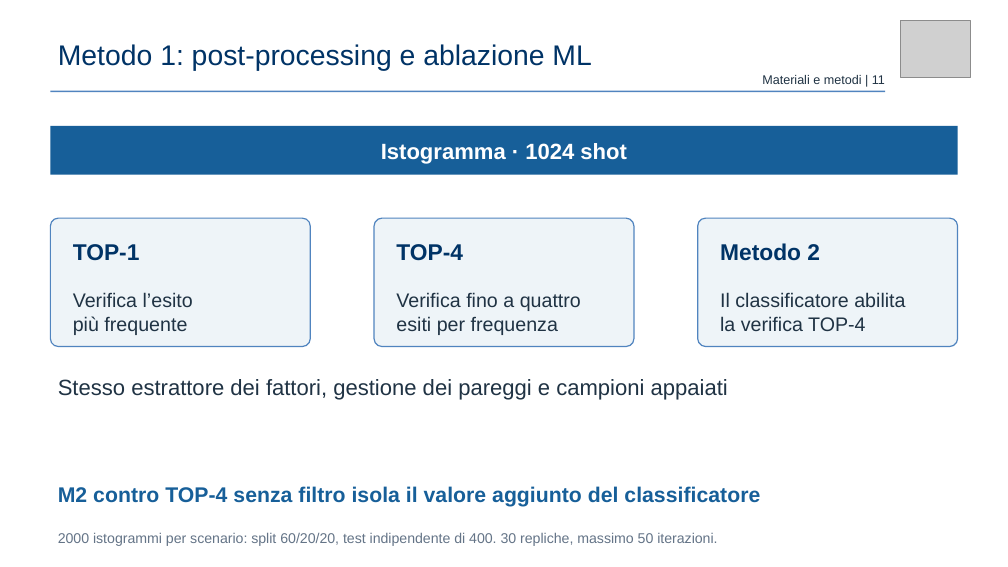
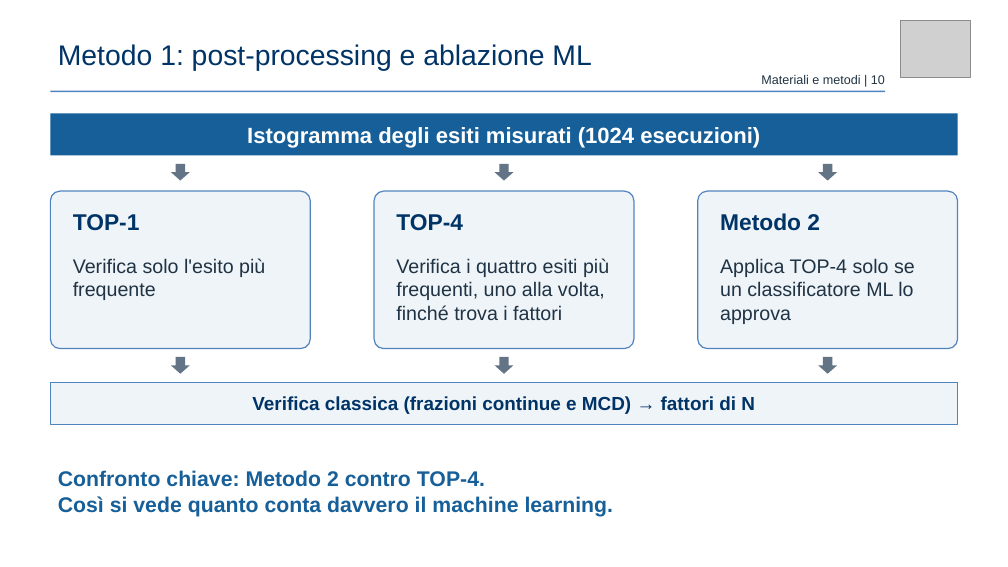
Before and after one commit to claudio-dragotta/shor-nisq-qec-thesis, a slide deck: slide 10 of presentazione/pptx prova/Dragotta Claudio.pptx (slide 11 before the commit). Drawn at 1008x567 pixels with LibreOffice and Linux fonts; fonts in the diff are those of the drawing; grey boxes stand for pictures. Boxes give left, top, right and bottom in pixels: in the first picture for what was removed or moved away, otherwise in the second. Text is boxed around its words. In the diff, an @@ line names an element or a change of style, - is before the commit and + after.

```diff
--- a/presentazione/pptx prova/Dragotta Claudio.pptx
+++ b/presentazione/pptx prova/Dragotta Claudio.pptx
@@ text at <box>761,75,885,84</box>: text changed @@
-Materiali e metodi | 11
+Materiali e metodi | 10
@@ rectangle "Istogramma degli esiti misurati (1024 ...": place and size @@
-rectangle "Istogramma degli esiti misurati (1024 ..." at <box>51,126,958,175</box>
+rectangle "Istogramma degli esiti misurati (1024 ..." at <box>51,113,958,156</box>
@@ text in rectangle at <box>247,127,760,148</box>: text changed @@
-Istogramma · 1024 shot
+Istogramma degli esiti misurati (1024 esecuzioni)
@@ down arrow added at <box>171,164,190,181</box>, fill #647487 @@
@@ down arrow added at <box>495,164,513,181</box>, fill #647487 @@
@@ down arrow added at <box>818,164,837,181</box>, fill #647487 @@
@@ rounded rectangle: place and size @@
-rounded rectangle at <box>51,219,311,347</box>
+rounded rectangle at <box>51,191,311,349</box>
@@ rounded rectangle: place and size @@
-rounded rectangle at <box>374,219,634,347</box>
+rounded rectangle at <box>374,191,634,349</box>
@@ rounded rectangle: place and size @@
-rounded rectangle at <box>698,219,958,347</box>
+rounded rectangle at <box>698,191,958,349</box>
@@ 3 texts: place and size @@
-3 texts at <box>73,243,820,261</box>
+3 texts at <box>73,213,820,231</box>
@@ text at <box>73,258,265,300</box>: text changed @@
-Verifica l’esito
-più frequente
+Verifica solo l'esito più frequente
@@ text at <box>396,258,609,320</box>: text changed @@
-Verifica fino a quattro
-esiti per frequenza
+Verifica i quattro esiti più frequenti, uno alla volta, finché trova i fattori
@@ text at <box>720,258,915,324</box>: text changed @@
-Il classificatore abilita
-la verifica TOP-4
+Applica TOP-4 solo se un classificatore ML lo approva
@@ down arrow added at <box>171,357,190,374</box>, fill #647487 @@
@@ down arrow added at <box>495,357,513,374</box>, fill #647487 @@
@@ down arrow added at <box>818,357,837,374</box>, fill #647487 @@
@@ rectangle added at <box>51,383,958,425</box>, fill #EEF4F8, outline #5084BF 1.13 pt, 18 pt, text #003366, bold @@
+Verifica classica (frazioni continue e MCD) → fattori di N
@@ text removed at <box>58,379,728,400</box> @@
-Stesso estrattore dei fattori, gestione dei pareggi e campioni appaiati
@@ text at <box>58,470,614,517</box>: text changed @@
-M2 contro TOP-4 senza filtro isola il valore aggiunto del classificatore
+Confronto chiave: Metodo 2 contro TOP-4.
+Così si vede quanto conta davvero il machine learning.
@@ text removed at <box>58,532,717,546</box> @@
-2000 istogrammi per scenario: split 60/20/20, test indipendente di 400. 30 repliche, massimo 50 iterazioni.
```
Also in this commit, not shown: 16 other slides changed, 1 slide added, 1 slide removed, 5 other files.
